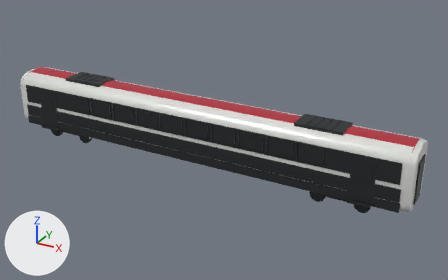
The glTF model public/models/railjet-lab/blender/railjet-nextgen-economy-a.glb as it was, and as the next commit left it.
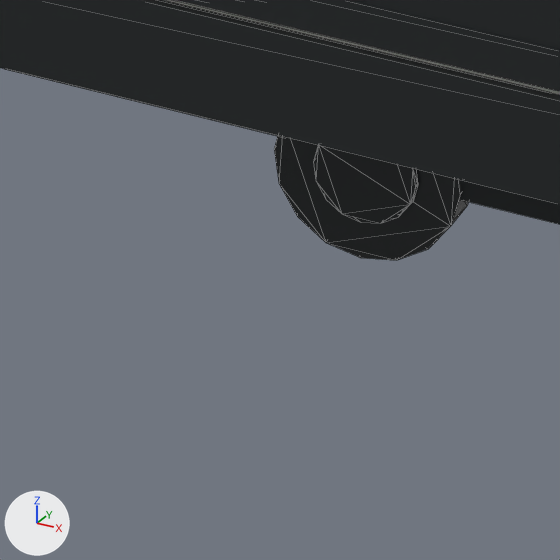
The first picture shows the older version from a camera (50 mm lens) standing at (18.2, -29.8, 16.8) and looking at (1.5, 0.6, 1.7). The close-ups show the older and then the newer version on the part from 64% to 74% of the width and 64% to 81% of the height of that picture. Only the edits that show in the close-ups are written down. Every picture has the same lights, and +X, +Y and +Z are marked at lower left. The close-ups show mesh edges as thin lines. Where no turn or scale is listed for an object, it has been applied to the vertices.

The first close-up shows 'economy_a_bogie_b_brake_disc_-1_0', 'economy_a_bogie_b_sideframe_-1', 'economy_a_bogie_b_wheel_-1_0', 'economy_a_dark_skirt_-1', 'economy_a_lofted_body', 'economy_a_red_sill_-1', 'economy_a_silver_flank_-1' and 1 more.
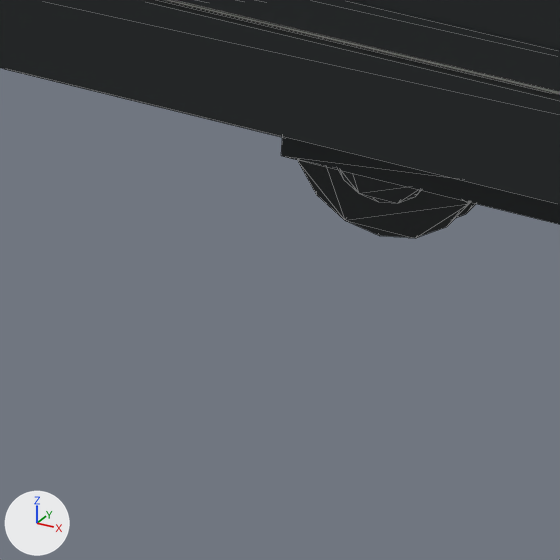
Boxes (x1, y1, x2, y2) around the edits, measured in the close-ups (560 x 560 px):
```json
{"object": "economy_a_bogie_b_wheel_-1_0", "change": "moved", "before": [274, 135, 468, 260], "after": [298, 160, 470, 238]}
{"object": "economy_a_bogie_b_flange_-1_0", "change": "added", "after": [456, 202, 475, 218], "on screen": "mostly hidden"}
{"object": "economy_a_bogie_b_brake_disc_-1_0", "change": "unchanged, covered by the edit", "before": [313, 145, 418, 223], "after": [338, 170, 421, 203]}
{"object": "economy_a_bogie_b_sideframe_-1", "change": "unchanged, uncovered by the edit", "before": [460, 180, 560, 224], "after": [281, 136, 560, 224]}
```

Edits to the scene script, one JSON object a line:
```json
{"op": "set", "path": "ob_economy_a_bogie_b_wheel__1_0.location", "old": "(-1.25, -0.96, 0.46)", "new": "(-1.25, -0.718, 0.46)"}
{"op": "add", "block": "ob_economy_a_bogie_b_flange__1_0", "code": ["ob_economy_a_bogie_b_flange__1_0 = bpy.data.objects.new('economy_a_bogie_b_flange_-1_0', me_rj_unitcylinder_16)", "ob_economy_a_bogie_b_flange__1_0.parent = ob_economy_a_bogie_b", "ob_economy_a_bogie_b_flange__1_0.location = (-1.25, -0.613, 0.46)", "ob_economy_a_bogie_b_flange__1_0.rotation_euler = (1.571, 0.0, 0.0)  # degrees (90, 0, 0)", "ob_economy_a_bogie_b_flange__1_0.scale = (0.984, 0.984, 0.035)"]}
```
